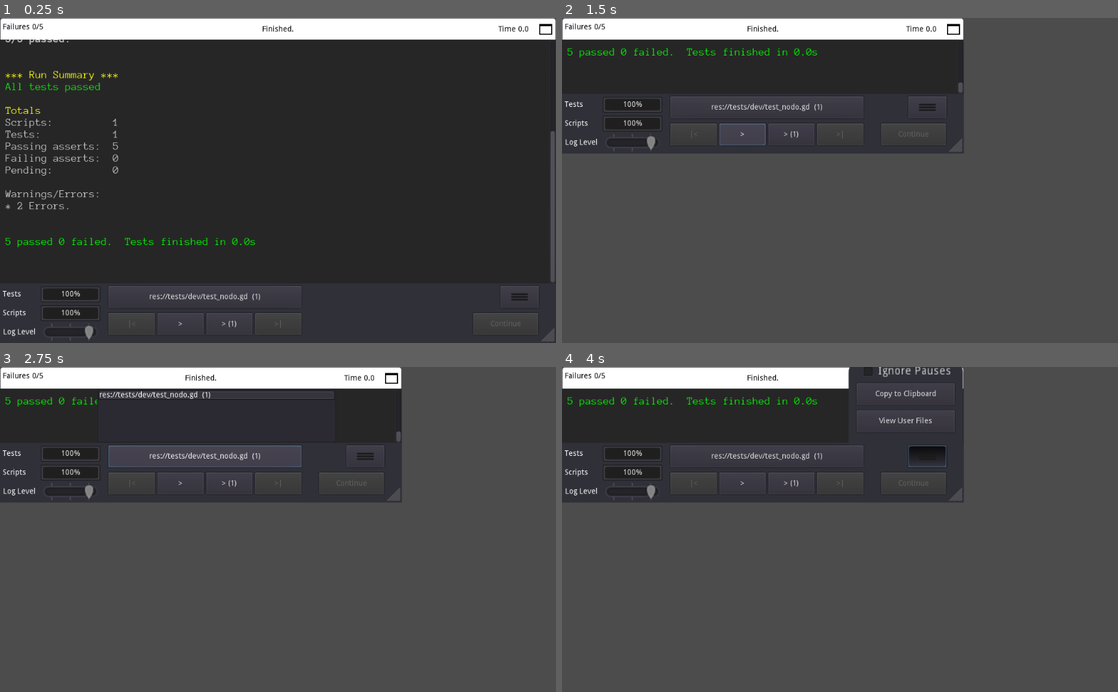
Above: before the commit, frames 1-4 (two rows, left to right).
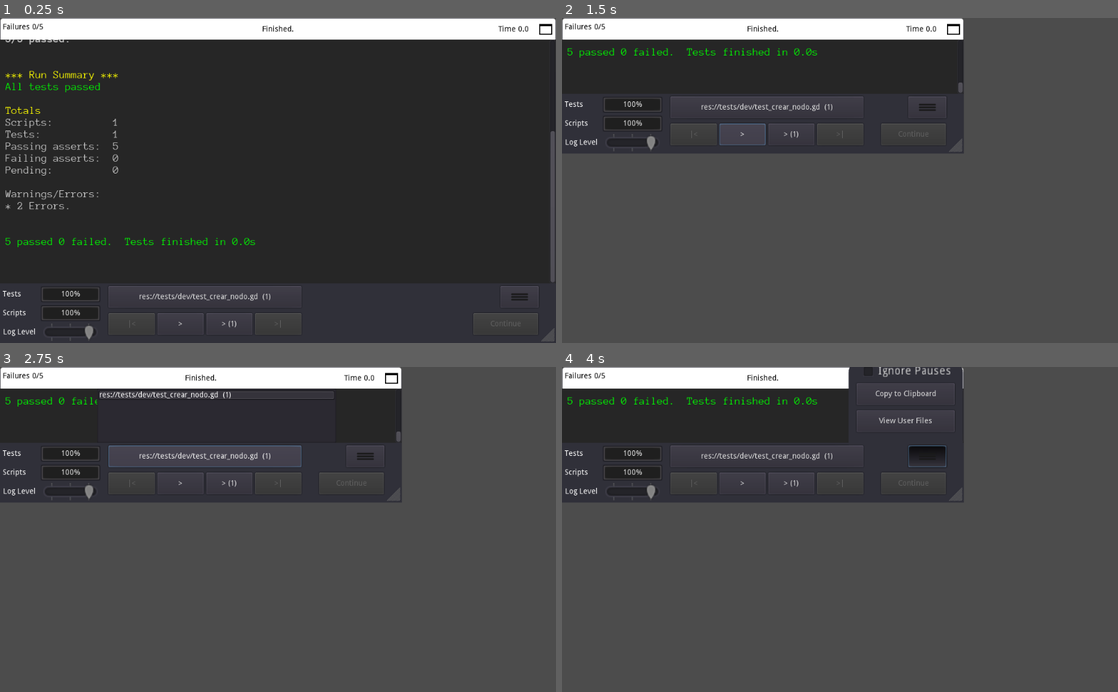
Above: after the commit, the same moments.

Repository: bulfonjf/POC_Red
Game: Godot game, scene res://tests/tests.tscn
The game is run twice, just before and just after one commit, with the same random seed, the same clock (stepped at 60 frames per second) and the same inputs.
Inputs (mouse positions are in pixels of both pictures, inside the frame that each line leads up to):
- Up to frame 1 (0.25 s): no input
- Up to frame 2 (1.5 s): click (1106, 27) at 0.5 s; click ">" at 1.25 s
- Up to frame 3 (2.75 s): click "res://tests/dev/test_nodo.gd …" (after the commit: "res://tests/dev/test_crear_no…") at 2 s
- Up to frame 4 (4 s): click "> (1)" at 2.75 s; click (928, 458) at 3.5 s

The runs differ from the first frame. In frame 1, 0.2% of the frame differs, in the area x 25-49%, y 84-87%; in frame 2, 0.2%; in frame 3, 0.4%, in the area x 25-49%, y 7-29%; in frame 4, 0.2%.

Commit message:
Refactor
Los test dev van a apuntar a la interfaz de la api

Diff:
--- /dev/null
+++ b/src/api/crear_nodo.gd
@@ -0,0 +1,4 @@
+extends Node
+
+func Do(_nombre : String, _id : String, _ip : String, _puerto : String):
+	return Nodo.new(_nombre, _id, _ip, _puerto)
--- a/src/project.godot
+++ b/src/project.godot
@@ -23,6 +23,10 @@
 config/name="POC_Red"
 run/main_scene="res://tests/tests.tscn"
 
+[autoload]
+
+CrearNodo="*res://api/crear_nodo.gd"
+
 [editor_plugins]
 
 enabled=PoolStringArray( "res://addons/gut/plugin.cfg" )
--- a/src/tests/dev/test_nodo.gd
+++ b/src/tests/dev/test_crear_nodo.gd
@@ -10,7 +10,7 @@
 	var puerto_nodo = "8000"
 
 	# Act
-	var nodo = Nodo.new(nombre_nodo, id_nodo, ip_nodo, puerto_nodo)
+	var nodo = CrearNodo.Do(nombre_nodo, id_nodo, ip_nodo, puerto_nodo)
 
 	# Assert
 	assert_is(nodo, Nodo)
